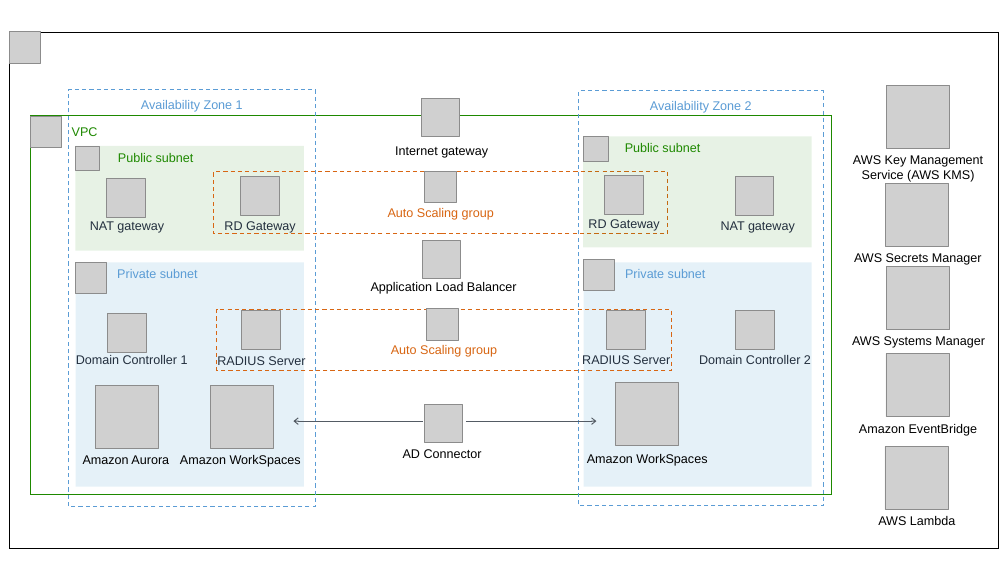
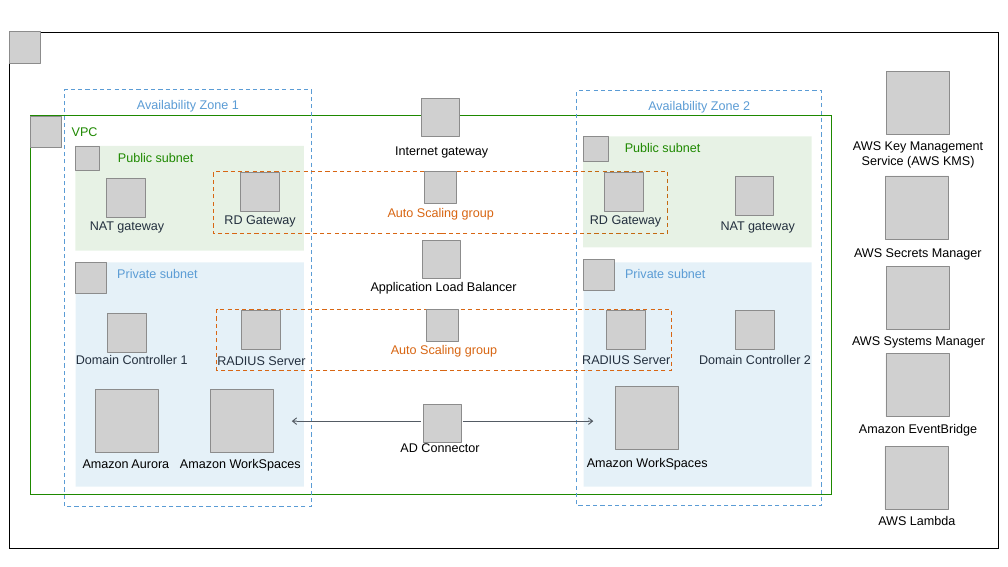
Before and after one commit to aws-quickstart/quickstart-freeradius-mfa-workspaces, a slide deck: slide 1 of docs/deployment_guide/images/Quick Start Ref. Arch.pptx. Drawn at 1008x567 pixels with LibreOffice and Linux fonts; fonts in the diff are those of the drawing; grey boxes stand for pictures. Boxes give left, top, right and bottom in pixels: in the first picture for what was removed or moved away, otherwise in the second. Text is boxed around its words. In the diff, an @@ line names an element or a change of style, - is before the commit and + after.

```diff
--- a/docs/deployment_guide/images/Quick Start Ref. Arch.pptx
+++ b/docs/deployment_guide/images/Quick Start Ref. Arch.pptx
@@ picture: place and size @@
-picture at (887, 85, 950, 148)
+picture at (887, 71, 950, 134)
@@ rectangle "Availability Zone 1": place and size @@
-rectangle "Availability Zone 1" at (68, 90, 315, 507)
+rectangle "Availability Zone 1" at (64, 90, 312, 507)
@@ text "AWS Key Management Service (AWS ...": place and size @@
-text "AWS Key Management Service (AWS ..." at (853, 155, 983, 182)
+text "AWS Key Management Service (AWS ..." at (853, 141, 983, 168)
@@ 4 texts, 3 pictures: place and size @@
-4 texts, 3 pictures at (224, 176, 982, 458)
+4 texts, 3 pictures at (224, 172, 982, 452)
@@ arrow moved from (466, 421) - (597, 421) to (463, 421) - (594, 421) @@
@@ 3 pictures, 3 texts: place and size @@
-3 pictures, 3 texts at (83, 383, 707, 467)
+3 pictures, 3 texts at (83, 386, 707, 471)
```
Also in this commit, not shown: 2 other slides changed, 1 other file.
